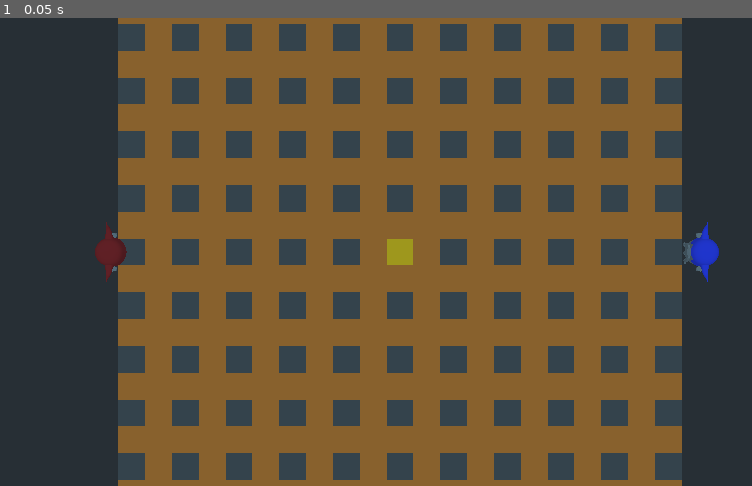
Above: before the commit, frame 1.
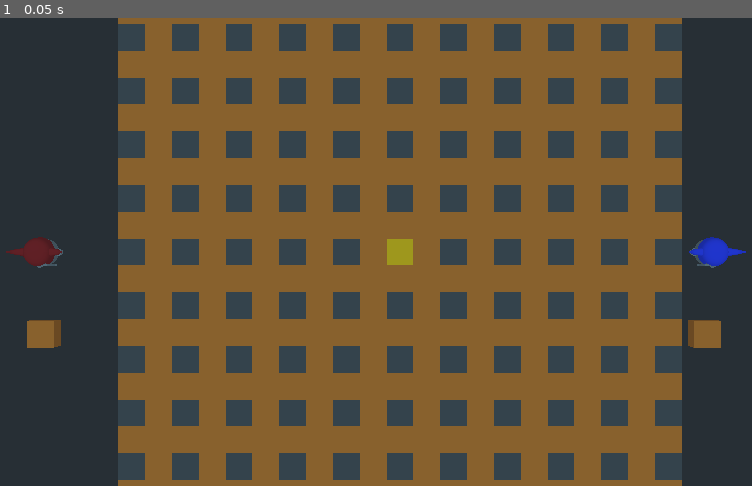
Above: after the commit, the same moment.

Repository: voidexp/ggj23
Game: Godot game, scene res://main.tscn
Two runs of this game, one before a commit and one after it. Both use one fixed random seed, a clock stepped at 60 frames per second and the inputs below.
Inputs:
- Up to frame 1 (0.05 s): no input

The runs differ from the first frame. In frame 1, 1.4% of the frame differs, in the area x 0-100%, y 43-71%.

Commit message:
Traits introduction and pickable blocks

Diff:
--- a/game/main.tscn
+++ b/game/main.tscn
@@ -1,16 +1,17 @@
-[gd_scene load_steps=3 format=2]
+[gd_scene load_steps=4 format=2]
 
 [ext_resource path="res://player.tscn" type="PackedScene" id=1]
 [ext_resource path="res://level_map_root.tscn" type="PackedScene" id=2]
+[ext_resource path="res://soil_block.tscn" type="PackedScene" id=3]
 
 [node name="Spatial" type="Spatial"]
 
 [node name="Player1" parent="." instance=ExtResource( 1 )]
-transform = Transform( 1, 0, 0, 0, 1, 0, 0, 0, 1, -10.6904, 0, 0 )
+transform = Transform( 1, 0, 0, 0, 1, 0, 0, 0, 1, -13.3383, 0, 0 )
 color = Color( 0.588235, 0.12549, 0.12549, 1 )
 
 [node name="Player2" parent="." instance=ExtResource( 1 )]
-transform = Transform( 1, 0, 0, 0, 1, 0, 0, 0, 1, 11.2017, 0, 0 )
+transform = Transform( 1, 0, 0, 0, 1, 0, 0, 0, 1, 11.5682, 0, 0 )
 color = Color( 0.188235, 0.243137, 0.866667, 1 )
 player_seat = 2
 
@@ -20,3 +21,13 @@
 size = 25.6113
 
 [node name="LevelMapRoot" parent="." instance=ExtResource( 2 )]
+
+[node name="SoilBlock" parent="." instance=ExtResource( 3 )]
+transform = Transform( 1, 0, 0, 0, 1, 0, 0, 0, 1, 11.4636, 0, 3.0694 )
+collision_layer = 1
+collision_mask = 1
+
+[node name="SoilBlock2" parent="." instance=ExtResource( 3 )]
+transform = Transform( 1, 0, 0, 0, 1, 0, 0, 0, 1, -13.4166, 0, 3.0694 )
+collision_layer = 1
+collision_mask = 1
--- a/game/player.gd
+++ b/game/player.gd
@@ -1,4 +1,6 @@
 extends KinematicBody
+
+const Trait = preload("res://traits/trait.gd")
 
 export var color: Color
 export var player_seat: int = 1
@@ -6,48 +8,61 @@
 
 enum {UP, DOWN, LEFT, RIGHT}
 
-var actions = []
+var movements = []
 
 func _ready():
+	name = "Player%d" % player_seat
+
 	$Model.color = color
-
 
 func _unhandled_input(event):
 	if event.is_action_released("p%d_move_right" % player_seat):
-		actions.erase(RIGHT)
+		movements.erase(RIGHT)
 	if event.is_action_released("p%d_move_left" % player_seat):
-		actions.erase(LEFT)
+		movements.erase(LEFT)
 	if event.is_action_released("p%d_move_up" % player_seat):
-		actions.erase(UP)
+		movements.erase(UP)
 	if event.is_action_released("p%d_move_down" % player_seat):
-		actions.erase(DOWN)
+		movements.erase(DOWN)
 
 	if event.is_action_pressed("p%d_move_down" % player_seat):
-		actions.push_back(DOWN)
+		movements.push_back(DOWN)
 	if event.is_action_pressed("p%d_move_up" % player_seat):
-		actions.push_back(UP)
+		movements.push_back(UP)
 	if event.is_action_pressed("p%d_move_left" % player_seat):
-		actions.push_back(LEFT)
+		movements.push_back(LEFT)
 	if event.is_action_pressed("p%d_move_right" % player_seat):
-		actions.push_back(RIGHT)
+		movements.push_back(RIGHT)
 
+	if event.is_action_pressed("p%d_action" % player_seat):
+		__do_pick()
 
 func _physics_process(step):
-	var movement = Vector3.ZERO
-	if not actions:
+	var dir = Vector3.ZERO
+	if not movements:
 		return
 
-	var last_action = actions.back()
+	var last_action = movements.back()
 	if last_action == UP:
-		movement.z = -1
+		dir.z = -1
 	elif last_action == DOWN:
-		movement.z = 1
+		dir.z = 1
 	elif last_action == LEFT:
-		movement.x = -1
+		dir.x = -1
 	elif last_action == RIGHT:
-		movement.x = 1
+		dir.x = 1
 
-	var offset = movement * speed * step
-	if not test_move(transform, offset) and move_and_collide(movement * speed * step):
+	var offset = dir * speed * step
+	if not test_move(transform, offset) and move_and_collide(offset):
 		# TODO: what else do we do on collision?
 		pass
+
+func __do_pick():
+	var target = $RayCast.get_collider() as Spatial
+	if not target:
+		return
+
+	for node in target.get_children():
+		if node.is_in_group("traits"):
+			var aspect = node as Trait
+			aspect.handle_pick(self, 10)
--- a/game/player.tscn
+++ b/game/player.tscn
@@ -15,3 +15,8 @@
 shape = SubResource( 1 )
 
 [node name="Model" parent="." instance=ExtResource( 2 )]
+transform = Transform( -4.37114e-08, 0, 1, 0, 1, 0, -1, 0, -4.37114e-08, 0, 0, 0 )
+
+[node name="RayCast" type="RayCast" parent="."]
+enabled = true
+cast_to = Vector3( 0, 0, 1 )
--- a/game/project.godot
+++ b/game/project.godot
@@ -40,6 +40,11 @@
 "events": [ Object(InputEventKey,"resource_local_to_scene":false,"resource_name":"","device":0,"alt":false,"shift":false,"control":false,"meta":false,"command":false,"pressed":false,"scancode":83,"physical_scancode":0,"unicode":0,"echo":false,"script":null)
  ]
 }
+p1_action={
+"deadzone": 0.5,
+"events": [ Object(InputEventKey,"resource_local_to_scene":false,"resource_name":"","device":0,"alt":false,"shift":false,"control":false,"meta":false,"command":false,"pressed":false,"scancode":69,"physical_scancode":0,"unicode":0,"echo":false,"script":null)
+ ]
+}
 p2_move_left={
 "deadzone": 0.5,
 "events": [ Object(InputEventKey,"resource_local_to_scene":false,"resource_name":"","device":0,"alt":false,"shift":false,"control":false,"meta":false,"command":false,"pressed":false,"scancode":16777231,"physical_scancode":0,"unicode":0,"echo":false,"script":null)
@@ -60,6 +65,11 @@
 "events": [ Object(InputEventKey,"resource_local_to_scene":false,"resource_name":"","device":0,"alt":false,"shift":false,"control":false,"meta":false,"command":false,"pressed":false,"scancode":16777234,"physical_scancode":0,"unicode":0,"echo":false,"script":null)
  ]
 }
+p2_action={
+"deadzone": 0.5,
+"events": [ Object(InputEventKey,"resource_local_to_scene":false,"resource_name":"","device":0,"alt":false,"shift":false,"control":false,"meta":false,"command":false,"pressed":false,"scancode":46,"physical_scancode":0,"unicode":0,"echo":false,"script":null)
+ ]
+}
 
 [physics]
 
--- a/game/rock_block.tscn
+++ b/game/rock_block.tscn
@@ -1,4 +1,6 @@
-[gd_scene load_steps=4 format=2]
+[gd_scene load_steps=5 format=2]
+
+[ext_resource path="res://traits/fuckyouble.gd" type="Script" id=1]
 
 [sub_resource type="BoxShape" id=1]
 extents = Vector3( 0.5, 0.5, 0.5 )
@@ -17,3 +19,6 @@
 [node name="CSGMesh" type="CSGMesh" parent="."]
 mesh = SubResource( 2 )
 material = SubResource( 3 )
+
+[node name="NotSoPickable" type="Node" parent="."]
+script = ExtResource( 1 )
--- a/game/soil_block.tscn
+++ b/game/soil_block.tscn
@@ -1,4 +1,6 @@
-[gd_scene load_steps=4 format=2]
+[gd_scene load_steps=5 format=2]
+
+[ext_resource path="res://traits/pickable.gd" type="Script" id=1]
 
 [sub_resource type="BoxShape" id=1]
 extents = Vector3( 0.5, 0.5, 0.5 )
@@ -19,3 +21,6 @@
 [node name="CSGMesh" type="CSGMesh" parent="."]
 mesh = SubResource( 2 )
 material = SubResource( 3 )
+
+[node name="Pickable" type="Node" parent="."]
+script = ExtResource( 1 )
--- /dev/null
+++ b/game/traits/fuckyouble.gd
@@ -0,0 +1,5 @@
+extends "res://traits/trait.gd"
+
+
+func handle_pick(player: Node, _amount: int):
+	print("fuck you %s, you can't pick me" % player.name)
--- /dev/null
+++ b/game/traits/pickable.gd
@@ -0,0 +1,7 @@
+extends "res://traits/trait.gd"
+
+
+func handle_pick(player: Node, amount: int):
+	print("%s picked about %d stone" % [player.name, amount])
+
+	get_parent().queue_free()
--- /dev/null
+++ b/game/traits/trait.gd
@@ -0,0 +1,7 @@
+extends Node
+
+func _ready():
+	add_to_group("traits")
+
+func handle_pick(_player: Node, _amount: int):
+	pass
Not shown, changed: .gitignore
